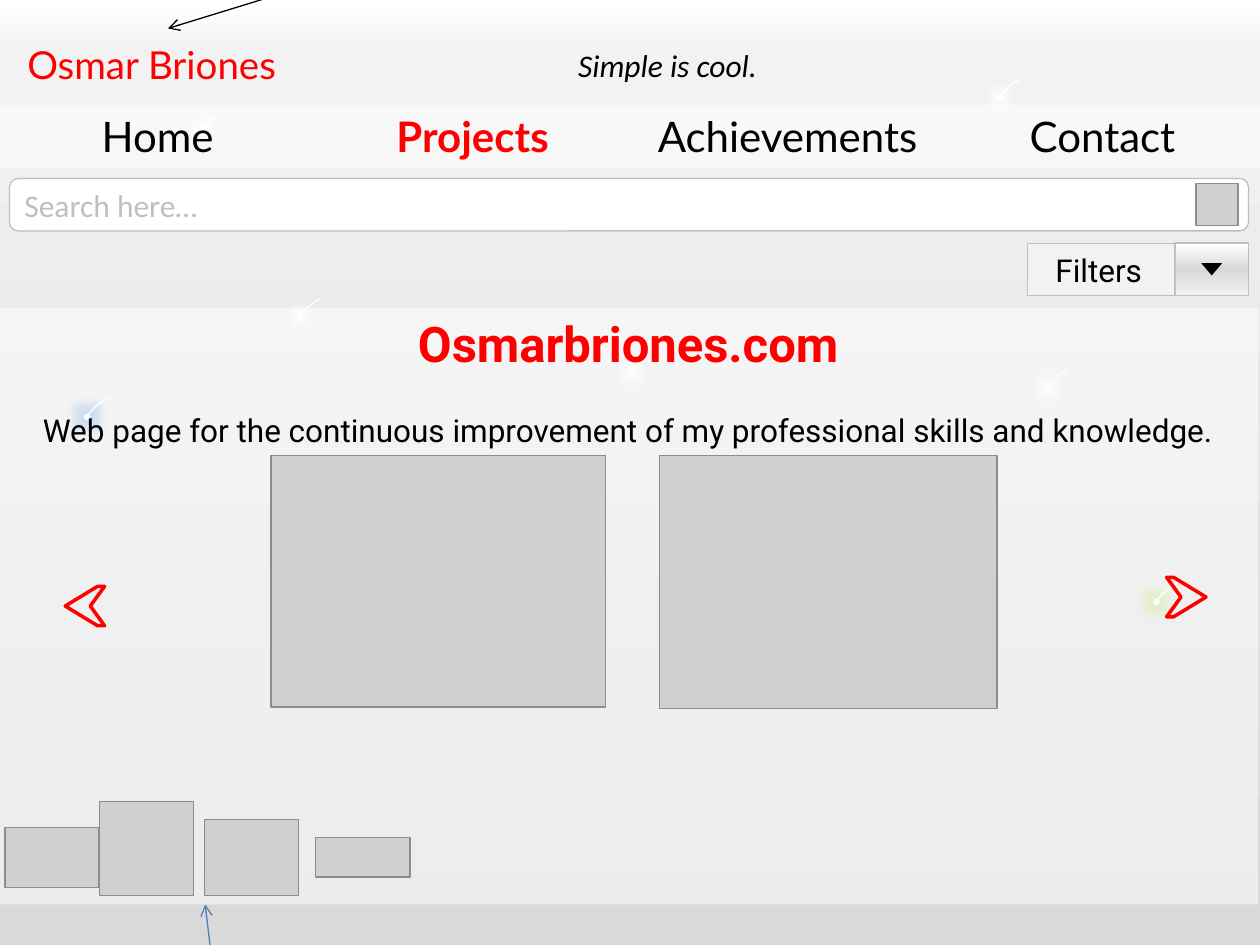
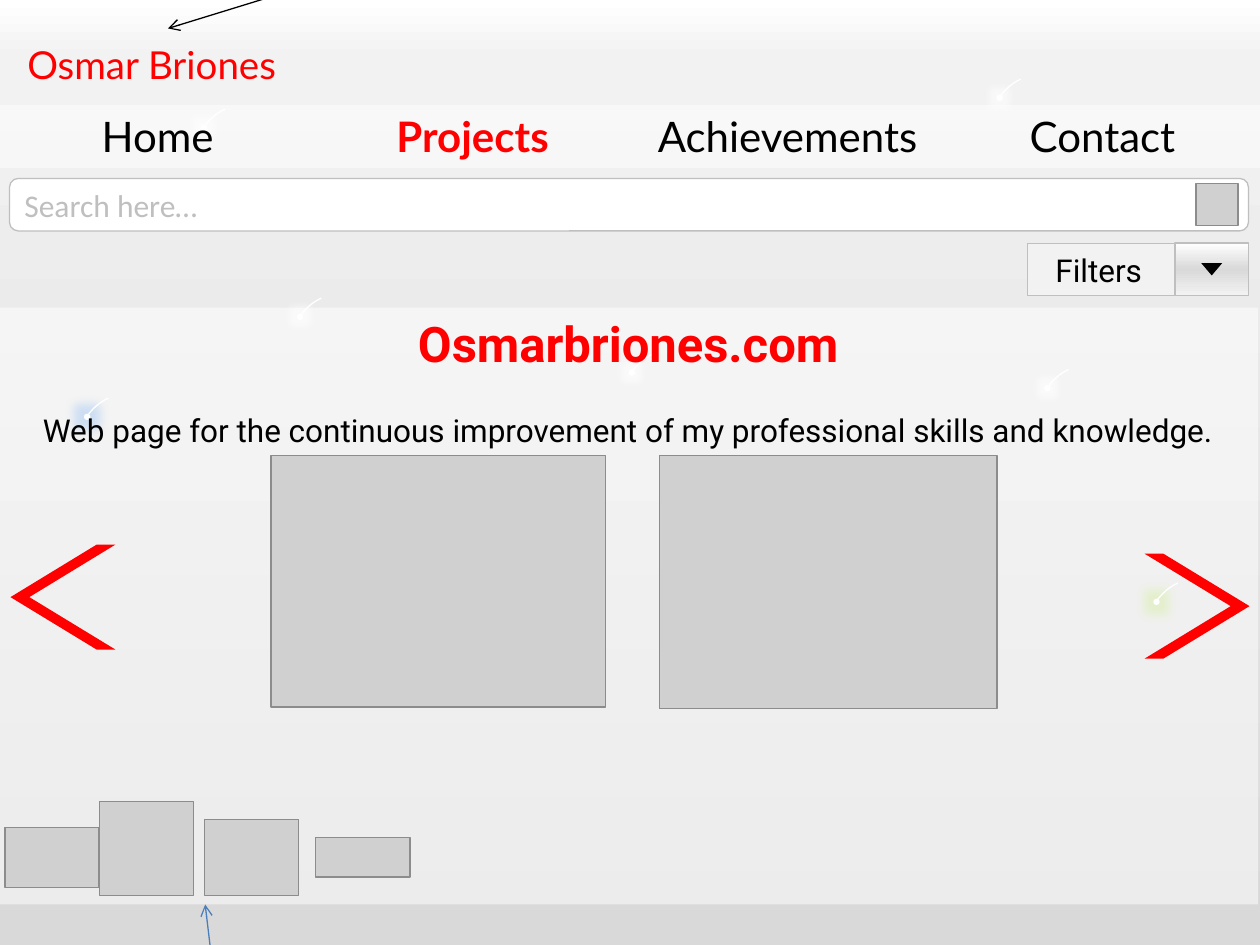
Before and after one commit to OsmarBriones/VidaS2, a slide deck: slide 2 of screens.pptx. Drawn at 1260x945 pixels with LibreOffice and Linux fonts; fonts in the diff are those of the drawing; grey boxes stand for pictures; background and template pictures are left out. Boxes give left, top, right and bottom in pixels: in the first picture for what was removed or moved away, otherwise in the second. Text is boxed around its words. In the diff, an @@ line names an element or a change of style, - is before the commit and + after.

```diff
--- a/screens.pptx
+++ b/screens.pptx
@@ text removed at (x1=578, y1=55, x2=757, y2=82) @@
-Simple is cool.
@@ chevron added at (x1=10, y1=544, x2=115, y2=649), fill #FF0000 @@
@@ chevron added at (x1=1144, y1=553, x2=1249, y2=658), fill #FF0000 @@
@@ freeform shape removed at (x1=66, y1=586, x2=105, y2=625) @@
@@ freeform shape removed at (x1=1167, y1=577, x2=1206, y2=616) @@
```
Also in this commit, not shown: 3 other slides changed.
